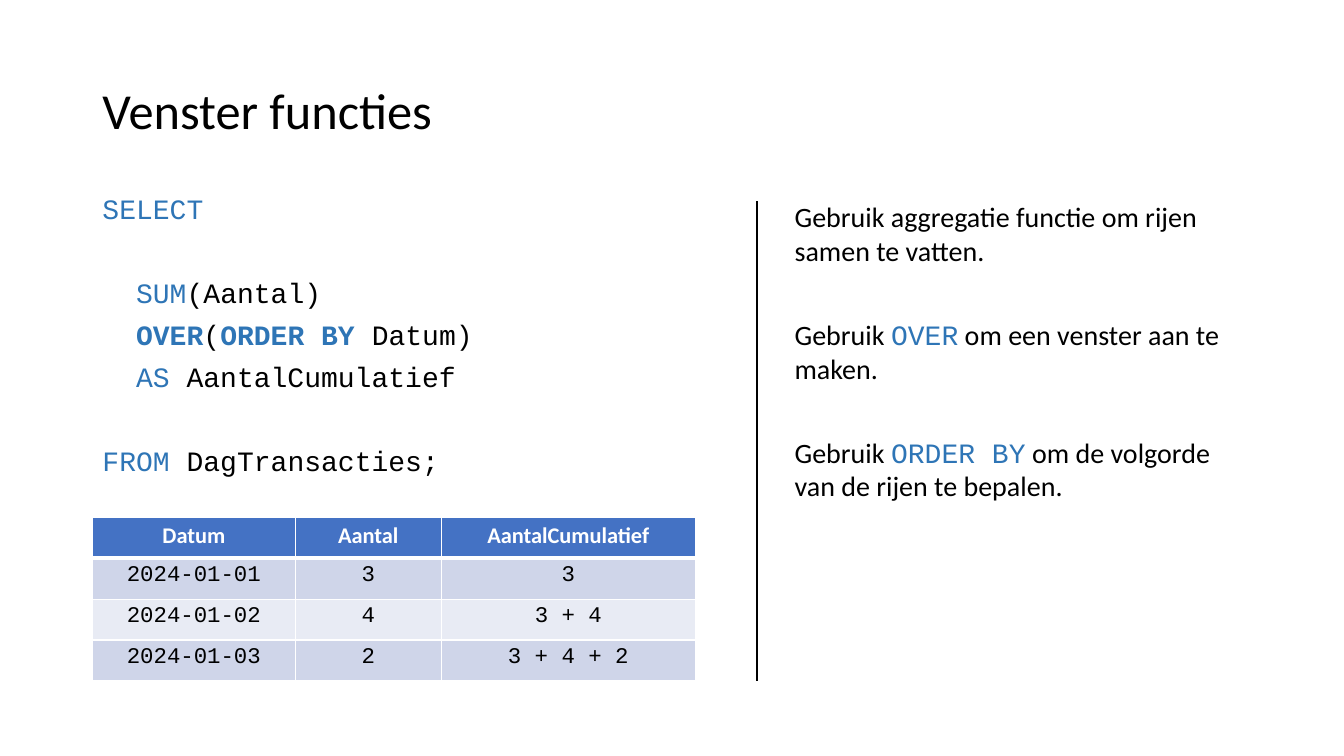
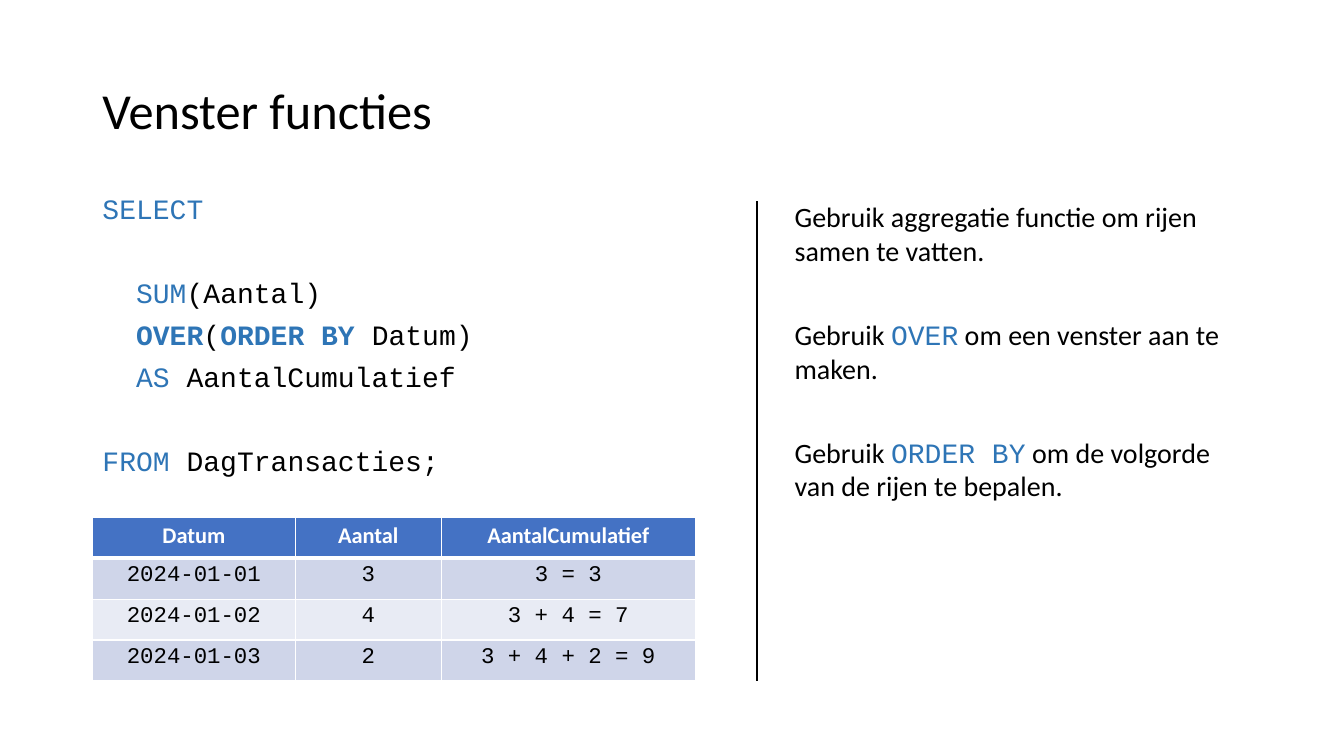
Before and after one commit to LFKoning/knowledge-sharing, a slide deck: slide 30 of sql_course_2p/1_basics/1_basics.pptx. Drawn at 1344x756 pixels with LibreOffice and Linux fonts; fonts in the diff are those of the drawing. Boxes give left, top, right and bottom in pixels: in the first picture for what was removed or moved away, otherwise in the second. Text is boxed around its words. In the diff, an @@ line names an element or a change of style, - is before the commit and + after.

```diff
--- a/sql_course_2p/1_basics/1_basics.pptx
+++ b/sql_course_2p/1_basics/1_basics.pptx
@@ table at (x1=93, y1=517, x2=696, y2=681) @@
-row 2, column 3: 3
+row 2, column 3: 3 = 3
-row 3, column 3: 3 + 4
+row 3, column 3: 3 + 4 = 7
-row 4, column 3: 3 + 4 + 2
+row 4, column 3: 3 + 4 + 2 = 9
```
Also in this commit, not shown: 19 other slides changed, 1 slide added, 9 other files.
